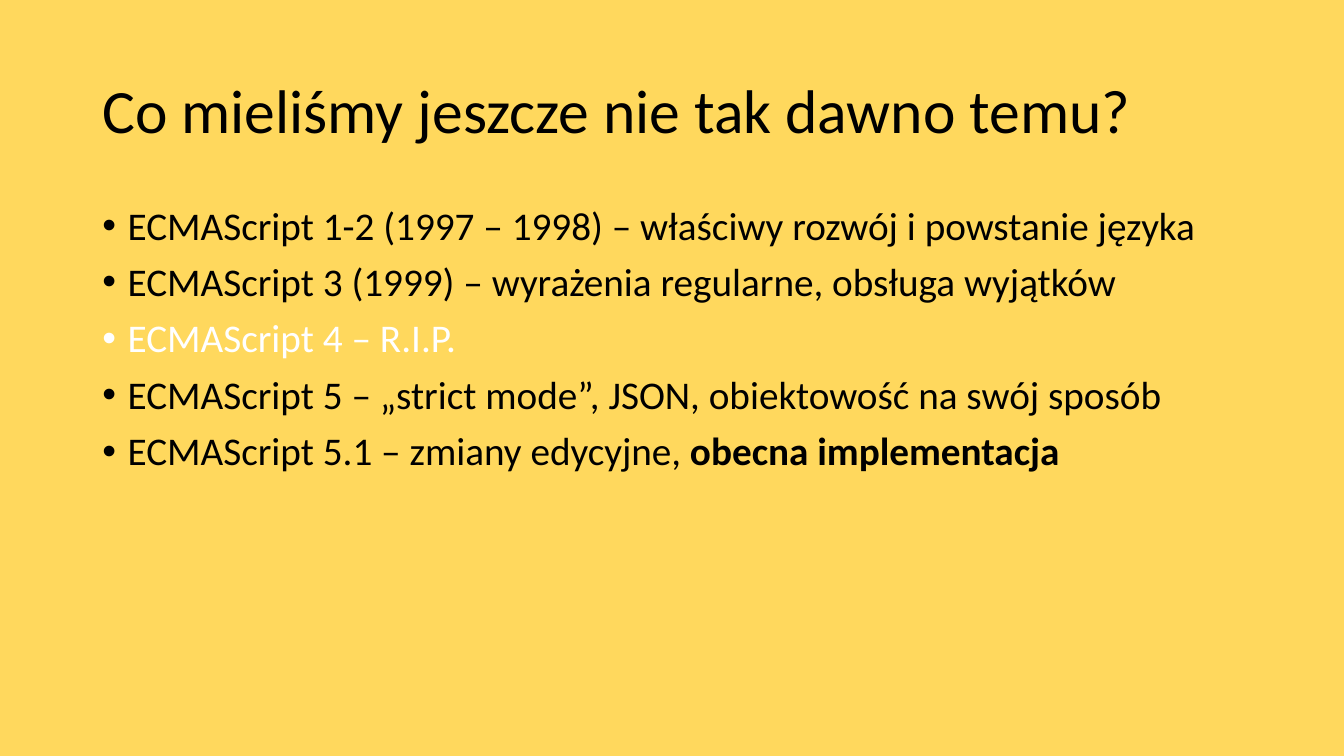
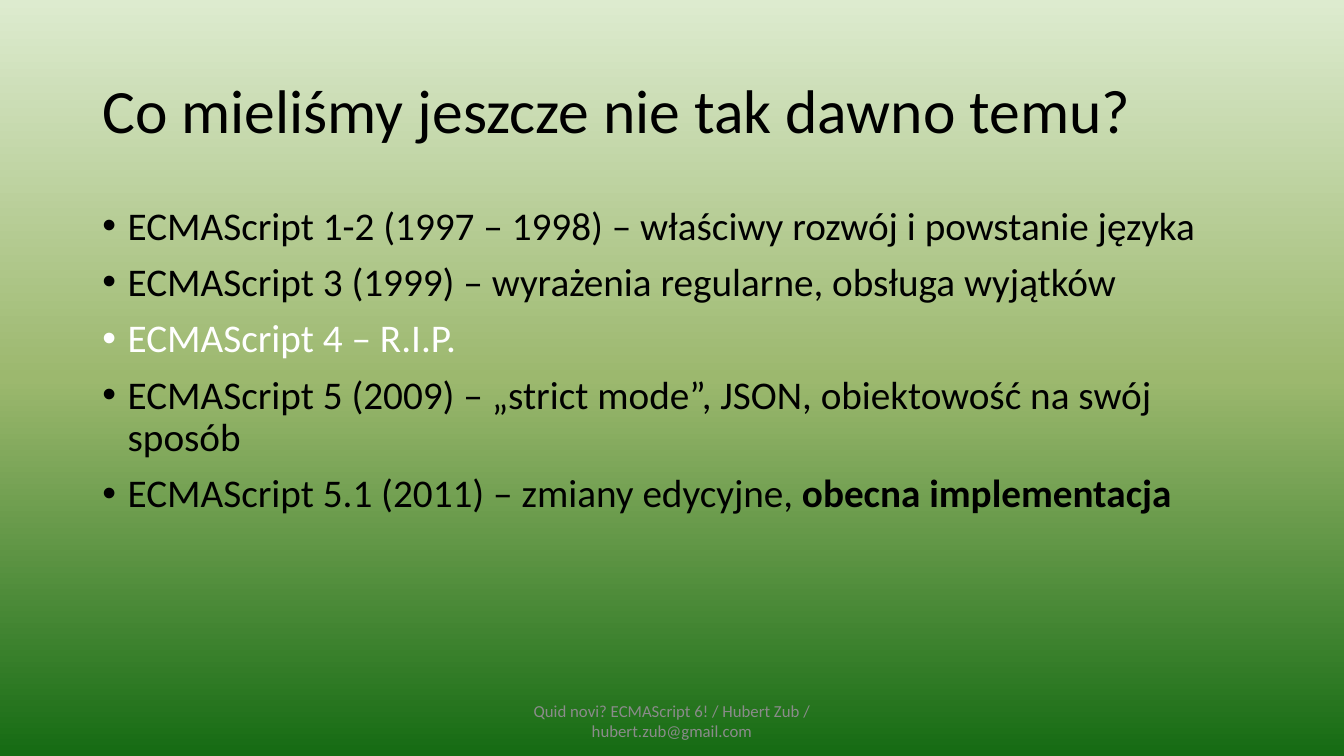
Before and after one commit to hubertzubtt/es6meetjs, a slide deck: slide 7 of prez.pptx. Drawn at 1344x756 pixels with LibreOffice and Linux fonts; fonts in the diff are those of the drawing. Boxes give left, top, right and bottom in pixels: in the first picture for what was removed or moved away, otherwise in the second. Text is boxed around its words. In the diff, an @@ line names an element or a change of style, - is before the commit and + after.

```diff
--- a/prez.pptx
+++ b/prez.pptx
@@ background #FFD85D to gradient #DDEBCF to #9CB86E to #156B13 @@
@@ text at bbox=[128, 380, 1171, 514]: text changed @@
-• ECMAScript 5 – „strict mode”, JSON, obiektowość na swój sposób
-• ECMAScript 5.1 – zmiany edycyjne, obecna implementacja
+• ECMAScript 5 (2009) – „strict mode”, JSON, obiektowość na swój sposób
+• ECMAScript 5.1 (2011) – zmiany edycyjne, obecna implementacja
@@ text added at bbox=[534, 705, 799, 740], 12 pt, text #8C8C8C @@
+Quid novi? ECMAScript 6! / Hubert Zub / hubert.zub@gmail.com
```
Also in this commit, not shown: 30 other slides changed, 9 slides added, 4 slides removed, 4 other files.
